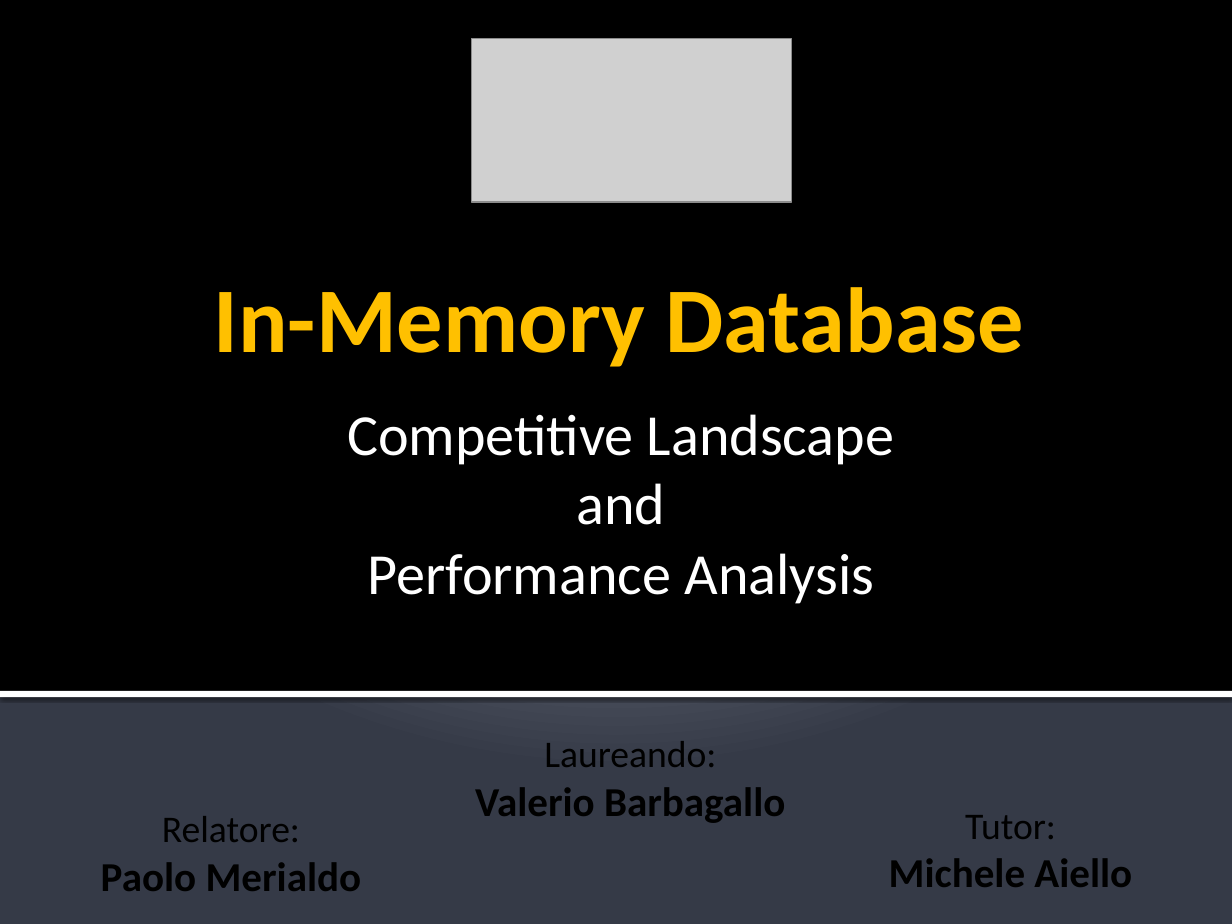
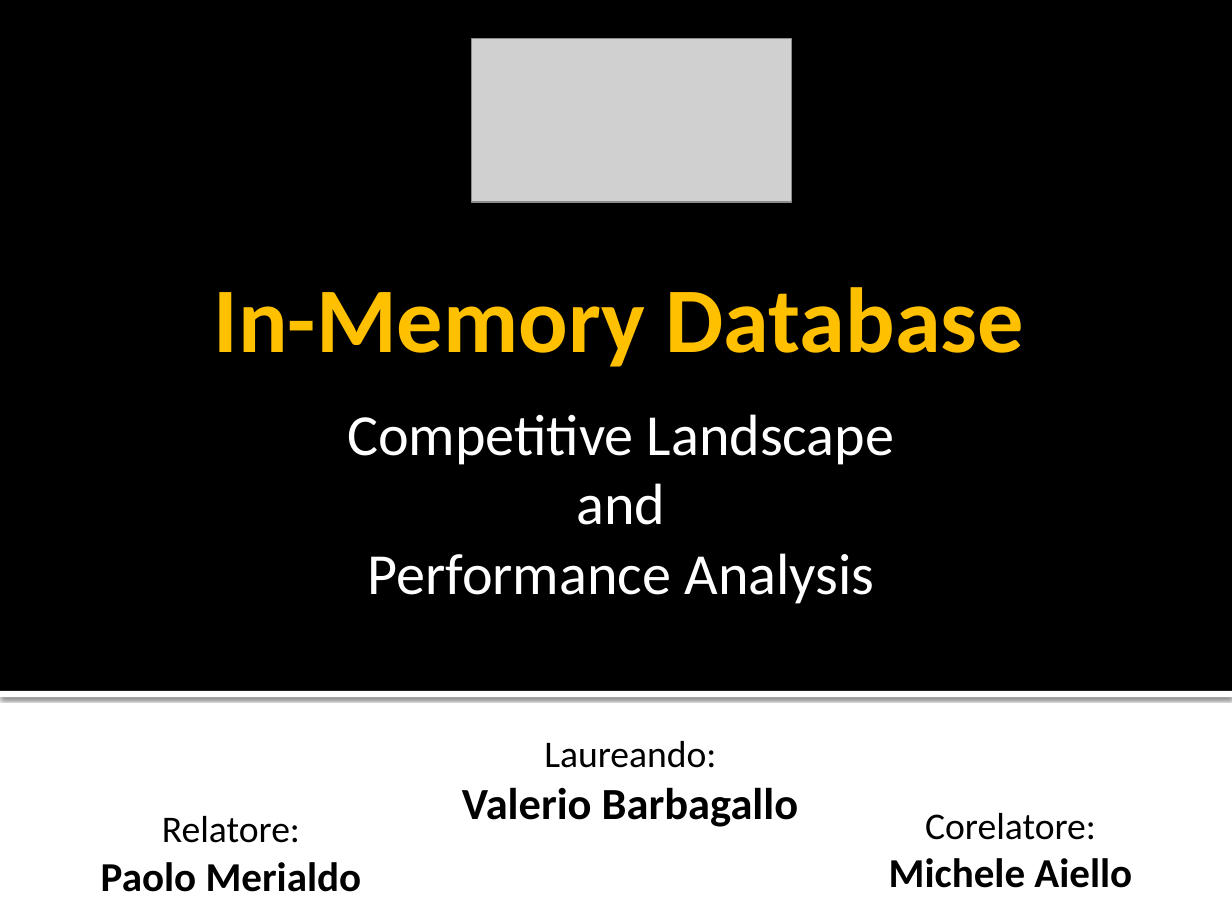
Before and after one commit to rickilama54/portable-db-bench, a slide deck: slide 1 of tesi/presentazione/Barbagallo-IMDB.pptx. Drawn at 1232x924 pixels with LibreOffice and Linux fonts; fonts in the diff are those of the drawing; grey boxes stand for pictures; background and template pictures are left out. Boxes give left, top, right and bottom in pixels: in the first picture for what was removed or moved away, otherwise in the second. Text is boxed around its words. In the diff, an @@ line names an element or a change of style, - is before the commit and + after.

```diff
--- a/tesi/presentazione/Barbagallo-IMDB.pptx
+++ b/tesi/presentazione/Barbagallo-IMDB.pptx
@@ background gradient #FFFFFF to #C1C5D3 to #BFC4D2 to #353B47 to picture (left out) @@
@@ text at [462,787,798,827]: size 24 to 26 pt in "Valerio Barbagallo" @@
@@ text at [925,813,1096,840]: text changed @@
-Tutor:
+Corelatore:
```
Also in this commit, not shown: 6 other slides changed, 3 slides added.
